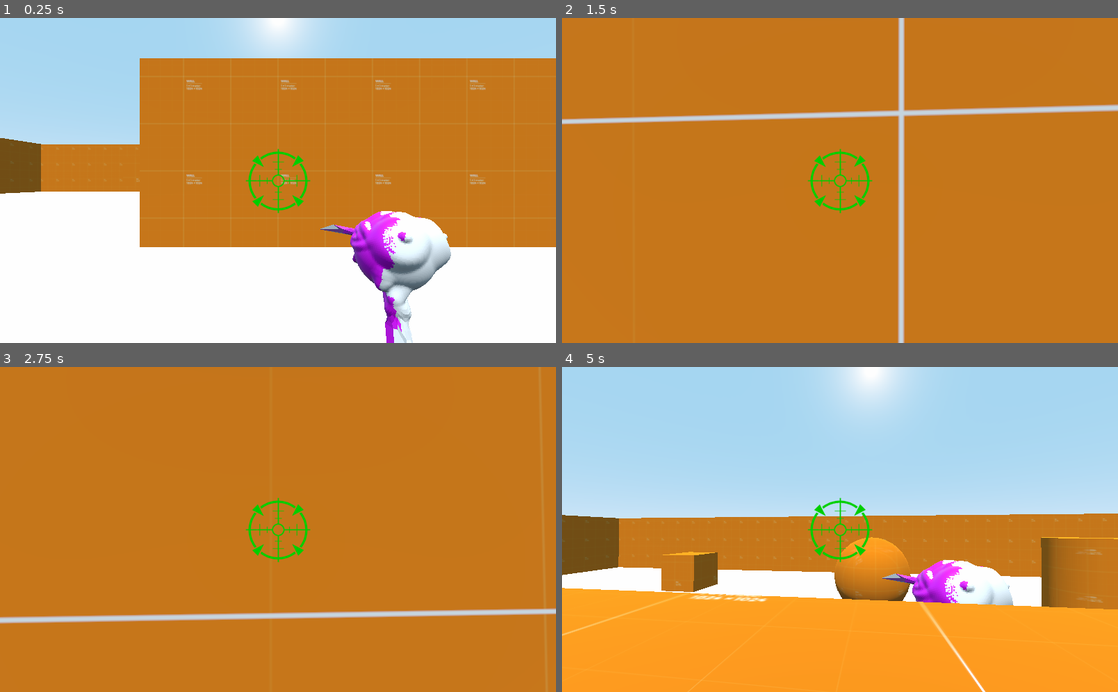
Above: before the commit, frames 1-4 (two rows, left to right).
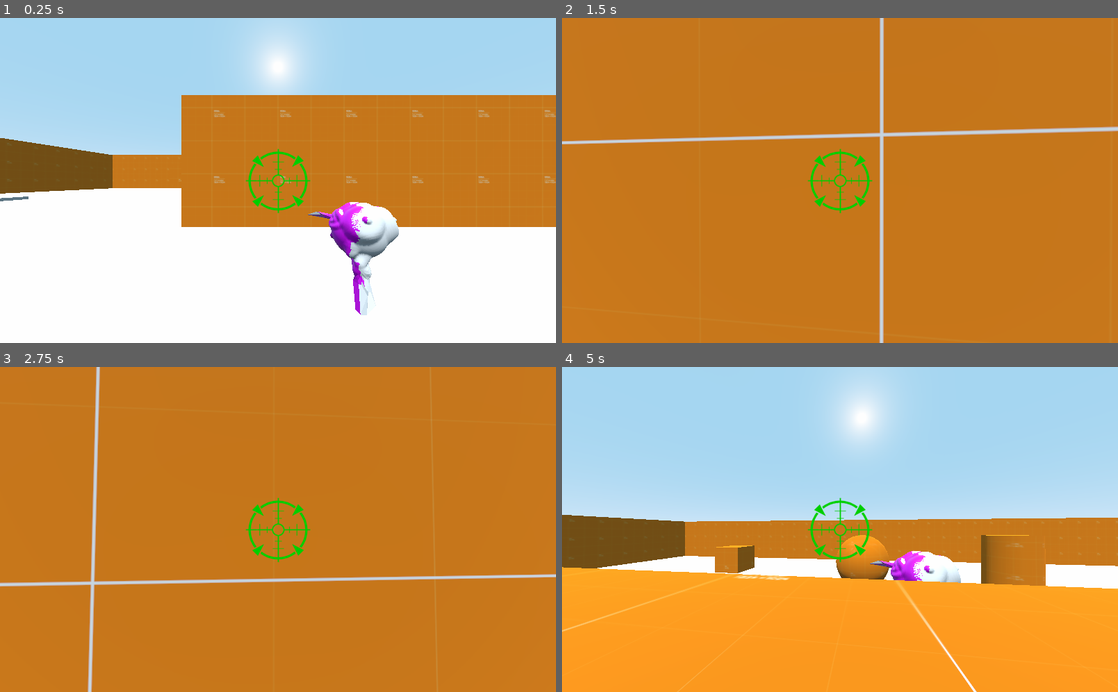
Above: after the commit, the same moments.

Repository: jcollora/Project-Stacked
Game: Godot game, scene res://modules/TestLevel.tscn
The game is run twice, just before and just after one commit, with the same random seed, the same clock (stepped at 60 frames per second) and the same inputs.
Inputs (mouse positions are in pixels of both pictures, inside the frame that each line leads up to):
- Up to frame 1 (0.25 s): no input
- Up to frame 2 (1.5 s): move the mouse to (867, 180) at 0.52 s; hold C (move_crouch) 0.53-1.28 s; hold W (move_forward) from 0.53 s (still down); tap Space (move_jump) at 0.77 s; tap Shift (move_sprint) at 0.8, 1.35 s; move the mouse to (812, 180) at 1.27 s
- Up to frame 3 (2.75 s): keep holding W (move_forward); tap Space (move_jump) at 1.52 s; tap C (move_crouch) at 1.55 s; move the mouse to (289, 523) at 2.02 s; hold Shift (move_sprint) from 2.03 s (still down); click (289, 523) at 2.1 s
- Up to frame 4 (5 s): keep holding W (move_forward); move the mouse to (834, 536) at 2.77 s; release Shift (move_sprint) at 2.78 s; tap C (move_crouch) at 2.85, 4.35 s; tap Space (move_jump) at 3.02, 3.77, 4.52 s; move the mouse to (878, 532) at 3.52 s; hold Shift (move_sprint) 3.53-4.28 s; move the mouse to (795, 526) at 4.27 s

The runs differ from the first frame. In frame 1, 22% of the frame differs, in the area x 0-100%, y 0-100%; in frame 2, 5.4%; in frame 3, 4.1%; in frame 4, 17%.

Commit message:
Debugged fov changes during sprint and crouch

Diff:
--- a/Stacked/modules/Player.tscn
+++ b/Stacked/modules/Player.tscn
@@ -57,7 +57,7 @@
 "values": [ Vector3( 0, 0, 0 ), Vector3( -0.212854, 0, -0.0181919 ), Vector3( 0, 0, 0 ) ]
 }
 tracks/1/type = "audio"
-tracks/1/path = NodePath("gun_audio")
+tracks/1/path = NodePath("AnimationPlayer/gun_audio")
 tracks/1/interp = 1
 tracks/1/loop_wrap = true
 tracks/1/imported = false
@@ -105,6 +105,7 @@
 visible = false
 layers = 0
 mesh = SubResource( 1 )
+material/0 = null
 
 [node name="CollisionShape" type="CollisionShape" parent="."]
 transform = Transform( 1, 0, 0, 0, -4.37114e-08, -1, 0, 1, -4.37114e-08, 0, 0, 0 )
@@ -119,6 +120,7 @@
 
 [node name="Camera" type="Camera" parent="Head"]
 transform = Transform( 1, 0, 0, 0, 1, 0, 0, 0, 1, 0.0122651, -2.93861, -0.692987 )
+fov = 90.0
 
 [node name="Hand" type="Spatial" parent="Head/Camera"]
 transform = Transform( -0.0851561, 0, 0.996368, 0, 1, 0, -0.996368, 0, -0.0851561, 0.397153, -0.243448, -0.802937 )
@@ -136,7 +138,7 @@
 anims/RESET = SubResource( 4 )
 anims/fire = SubResource( 5 )
 
-[node name="gun_audio" type="AudioStreamPlayer" parent="Head/Camera/Hand"]
+[node name="gun_audio" type="AudioStreamPlayer" parent="Head/Camera/Hand/AnimationPlayer"]
 stream = ExtResource( 6 )
 
 [node name="RayCast" type="RayCast" parent="Head/Camera"]
--- a/Stacked/modules/scripts/PlayerController.gd
+++ b/Stacked/modules/scripts/PlayerController.gd
@@ -1,6 +1,9 @@
 extends KinematicBody
 
-var fov = 90
+var fov_base = 90
+var fov_crouch = fov_base - 10
+var fov_sprint = fov_base + 10
+var fov_change_speed = 12
 
 const ACCEL_DEFAULT = 7
 const ACCEL_AIR = 1
@@ -14,7 +17,7 @@
 
 var speed = 7
 var jump = 5
-var sprint_multiplier = 3
+var sprint_multiplier = 2
 var crouching_speed = 20
 var crouch_multiplier = 0.6
 var crouch_height = 0.5
@@ -75,17 +78,21 @@
 
 	## crouching
 	var speed_mult = 1
+	var fov_new = fov_base
+
 	if Input.is_action_pressed("move_crouch") and !Input.is_action_pressed("move_sprint"):
+		speed_mult = crouch_multiplier
+		fov_new = fov_crouch
 		pcap.shape.height -= crouching_speed * delta
-		speed_mult = crouch_multiplier
 	else:
 		pcap.shape.height += crouching_speed * delta
 
 	pcap.shape.height = clamp(pcap.shape.height, crouch_height, default_height)
 
 	## sprinting
-	if Input.get_action_strength("move_sprint") and Input.get_action_strength("move_forward") and !Input.get_action_strength("move_crouch"):
+	if Input.is_action_pressed("move_sprint") and Input.is_action_pressed("move_forward") and !Input.is_action_pressed("move_crouch"):
 		speed_mult = sprint_multiplier
+		fov_new = fov_sprint
 
 	## movement calculation
 	var move_multiply = Vector3(1, 1, speed_mult)
@@ -93,6 +100,6 @@
 	move_and_slide_with_snap(movement, snap, Vector3.UP)
 	movement = velocity + gravity_vec
 
-	var new_fov = fov * speed_mult
-	var t = 0.75
-	camera.fov = camera.fov * (new_fov - camera.fov) * t
+	# change fov based on sprint or crouch (use linear interpolation to make fov change look smooth)
+	var fov_interpolated = camera.fov + ((fov_new - camera.fov) * fov_change_speed * delta)
+	camera.fov = clamp(fov_interpolated, 1, 179)
